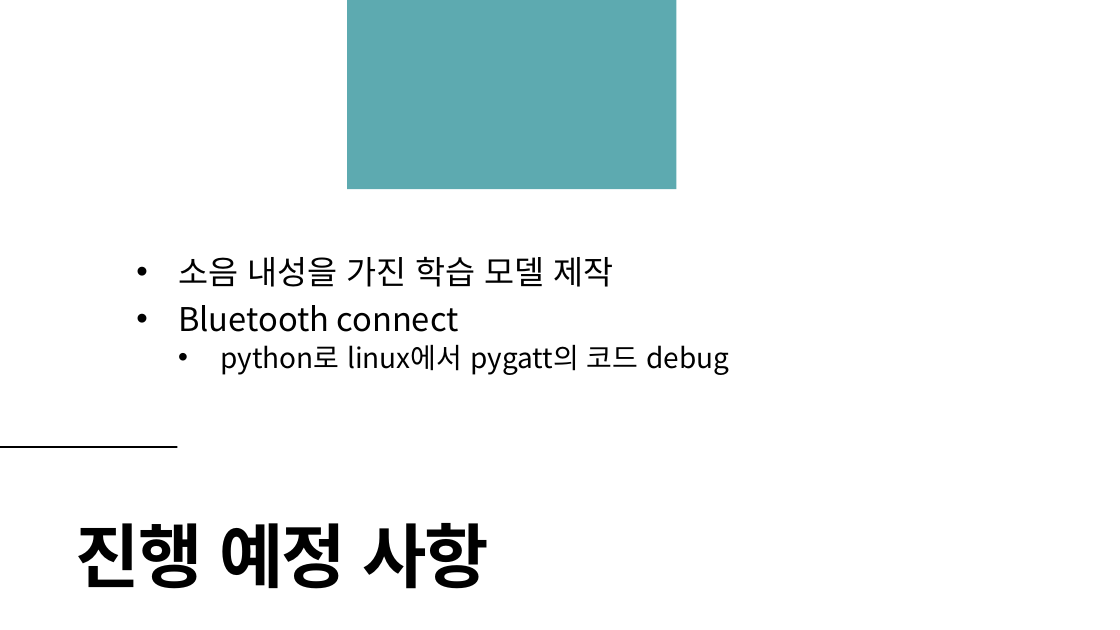
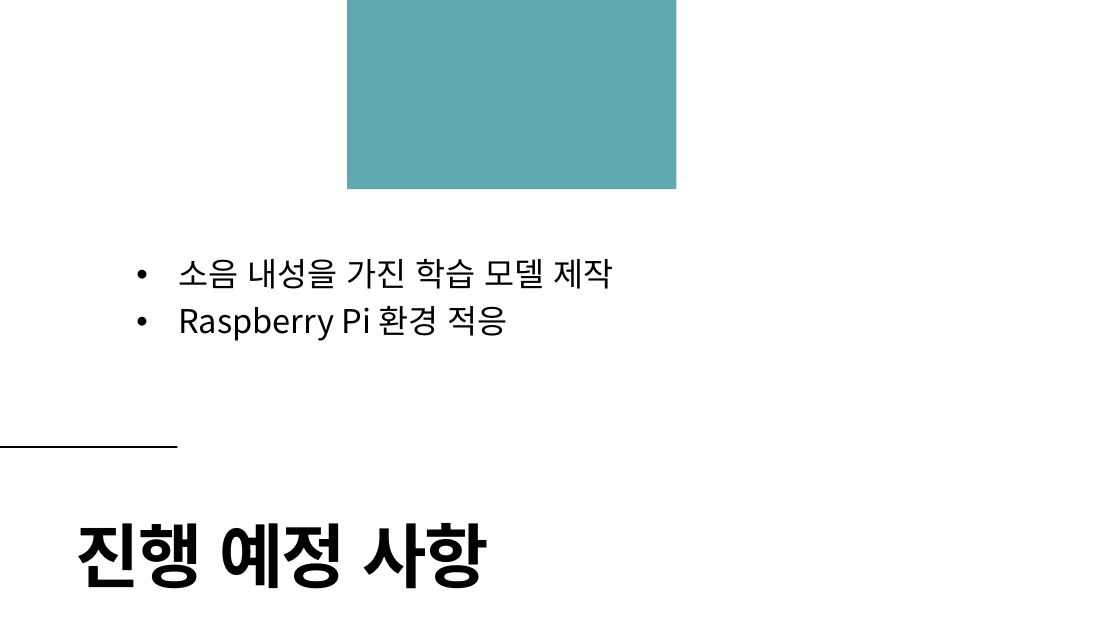
Before and after one commit to TeamPhoneticCode/Report, a slide deck: slide 8 of 2021_졸업과제_1번째_진행보고.pptx. Drawn at 1120x630 pixels with LibreOffice and Linux fonts; fonts in the diff are those of the drawing. Boxes give left, top, right and bottom in pixels: in the first picture for what was removed or moved away, otherwise in the second. Text is boxed around its words. In the diff, an @@ line names an element or a change of style, - is before the commit and + after.

```diff
--- a/2021_졸업과제_1번째_진행보고.pptx
+++ b/2021_졸업과제_1번째_진행보고.pptx
@@ text at bbox=[178, 306, 508, 341]: text changed; size 24 to 28 pt @@
-• Bluetooth connect
-  • python로 linux에서 pygatt의 코드 debug
+• Raspberry Pi 환경 적응
```
Also in this commit, not shown: 2 other slides changed, 1 slide added, 1 slide removed.
